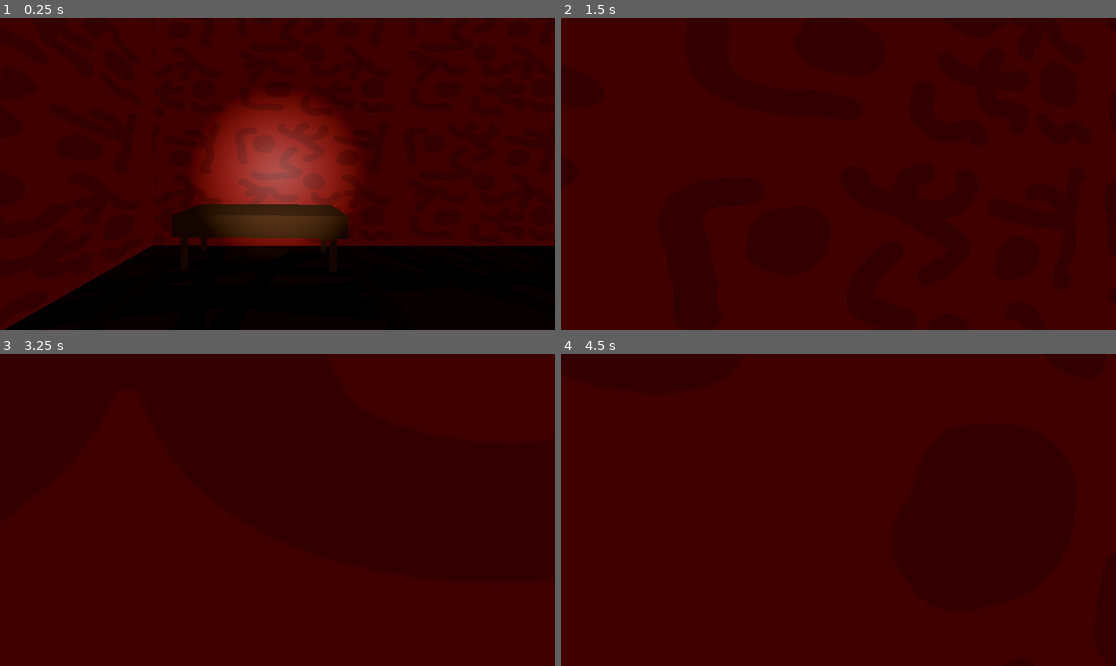
Above: before the commit, frames 1-4 (two rows, left to right).
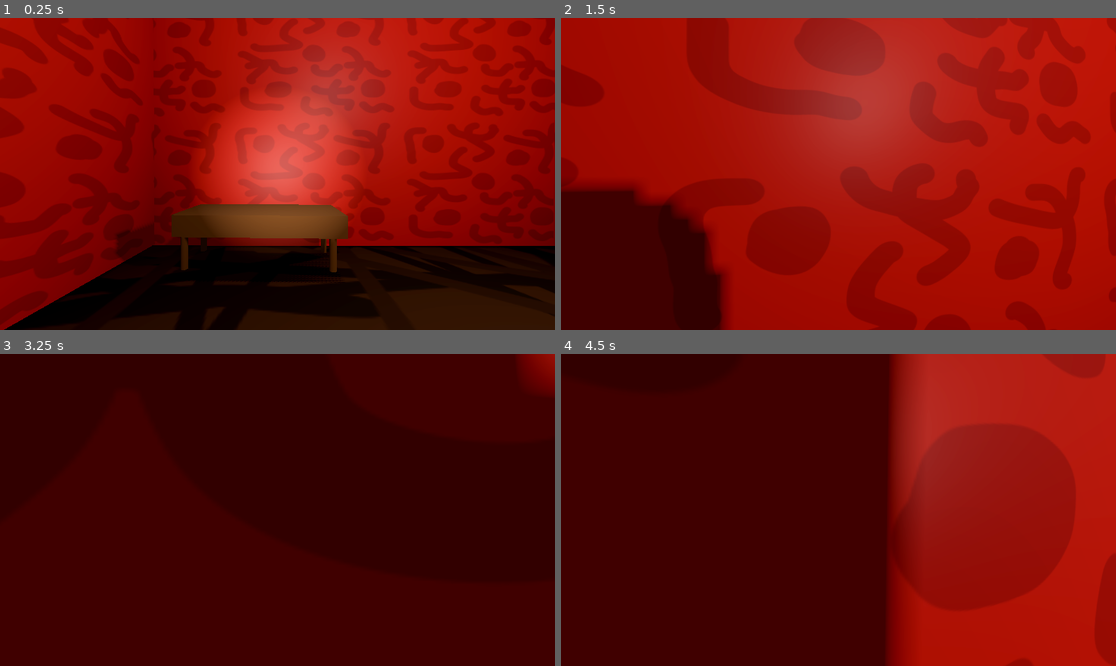
Above: after the commit, the same moments.

Repository: christiannoll/Basic3DGame
Game: Godot game, scene res://Scenes/level.tscn
Same seed, same stepped clock (60 frames per second), same inputs: the game is played once before the commit and once after it.
Inputs (mouse positions are in pixels of both pictures, inside the frame that each line leads up to):
- Up to frame 1 (0.25 s): no input
- Up to frame 2 (1.5 s): tap Enter at 0.5 s; move the mouse to (866, 174) at 0.52 s; hold W (forward) from 0.53 s (still down); tap F (flashlight) at 0.6 s; tap Space (jump) at 0.77 s; move the mouse to (810, 174) at 1.27 s; tap Shift (sprint) at 1.35 s
- Up to frame 3 (3.25 s): keep holding W (forward); tap Space (jump) at 1.52, 2.75, 3.02 s; move the mouse to (288, 503) at 2.02 s; tap F (flashlight) at 2.1 s; move the mouse to (271, 516) at 2.77 s; tap Shift (sprint) at 2.85 s
- Up to frame 4 (4.5 s): keep holding W (forward); move the mouse to (877, 513) at 3.52 s; tap F (flashlight) at 3.6 s; tap Space (jump) at 3.77 s; move the mouse to (794, 506) at 4.27 s; tap Shift (sprint) at 4.35 s

The runs differ from the first frame. In frame 1, 83% of the frame differs, in the area x 0-100%, y 0-100%; in frame 2, 89%; in frame 3, 0.7%; in frame 4, 41%.

Commit message:
Added a light above the players start position

Diff:
--- a/Scenes/level.tscn
+++ b/Scenes/level.tscn
@@ -234,5 +234,8 @@
 [node name="light3" parent="lights" unique_id=235537008 instance=ExtResource("6_0f350")]
 transform = Transform3D(1, 0, 0, 0, 1, 0, 0, 0, 1, 16.318588, 5.52642, -0.97686195)
 
+[node name="light4" parent="lights" unique_id=630963093 instance=ExtResource("6_0f350")]
+transform = Transform3D(1, 0, 0, 0, 1, 0, 0, 0, 1, -3.8916702, 5.52642, -28.468962)
+
 [node name="Table" parent="." unique_id=404156894 instance=ExtResource("7_8c0lf")]
 transform = Transform3D(0.026613131, 0, 0.9996458, 0, 0.96967936, 0, -0.9996458, 0, 0.026613131, -0.25059772, 0.7947067, -30.559624)
